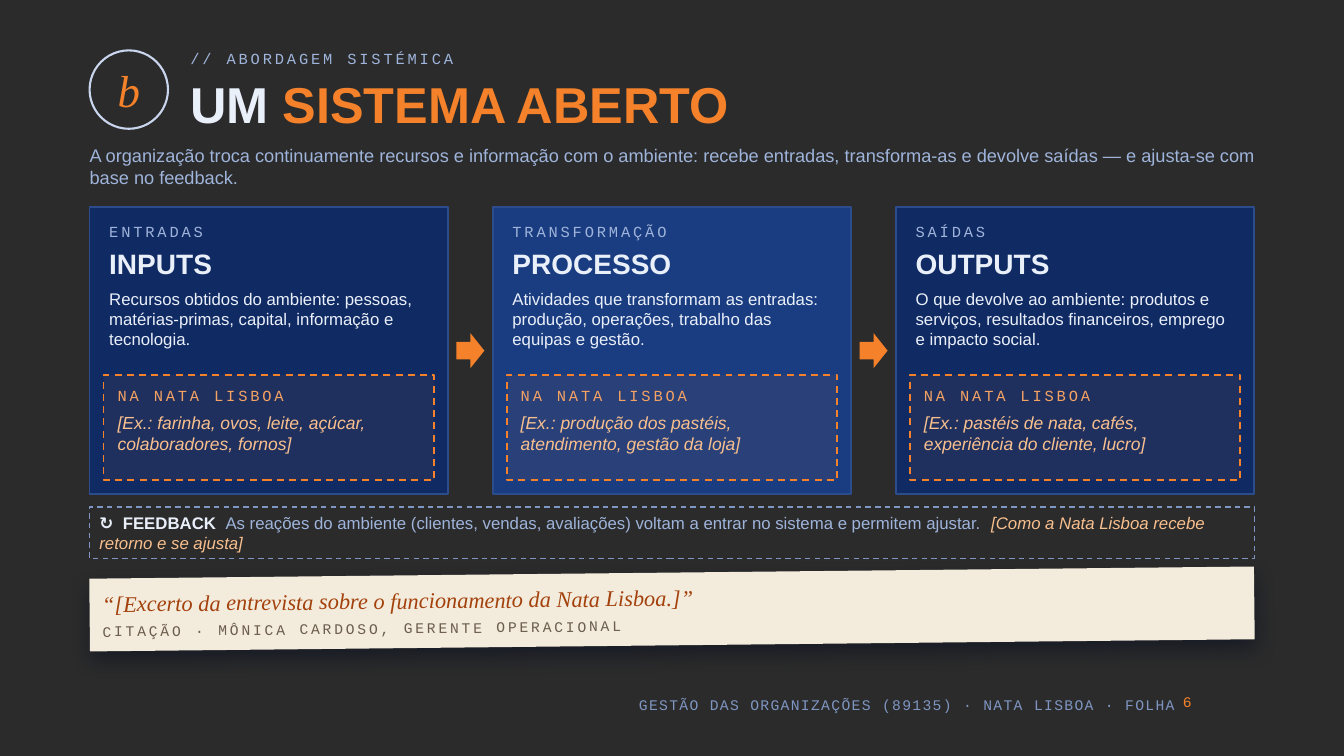
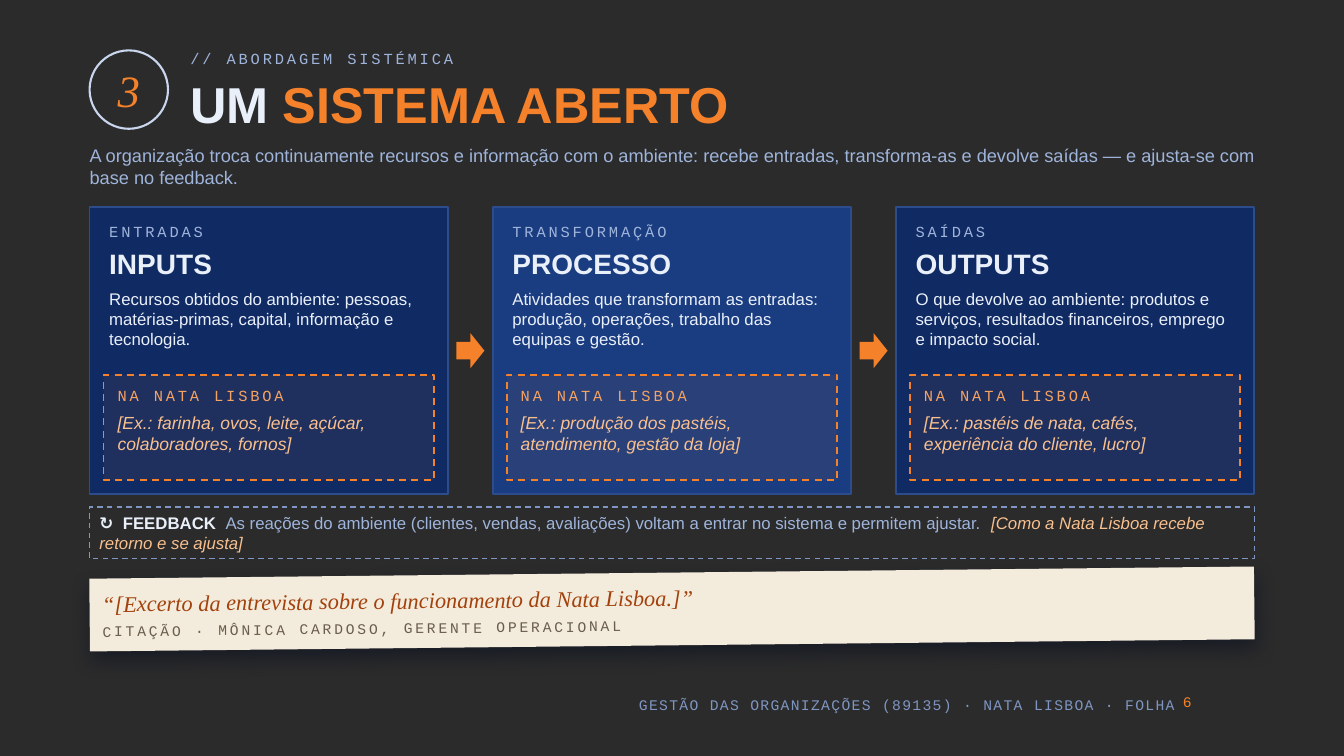
Before and after one commit to kd25gpgdw9-lang/Oceanum, a slide deck: slide 6 of apresentacao-go-89135/Nata_Lisboa_GO_89135.pptx. Drawn at 1344x756 pixels with LibreOffice and Linux fonts; fonts in the diff are those of the drawing; background and template pictures are left out; a plain dark background stands for a picture behind light text. Boxes give left, top, right and bottom in pixels: in the first picture for what was removed or moved away, otherwise in the second. Text is boxed around its words. In the diff, an @@ line names an element or a change of style, - is before the commit and + after.

```diff
--- a/apresentacao-go-89135/Nata_Lisboa_GO_89135.pptx
+++ b/apresentacao-go-89135/Nata_Lisboa_GO_89135.pptx
@@ text at bbox=[118, 77, 140, 108]: text changed @@
-b
+3
```
Also in this commit, not shown: 12 other slides changed, 3 other files.
